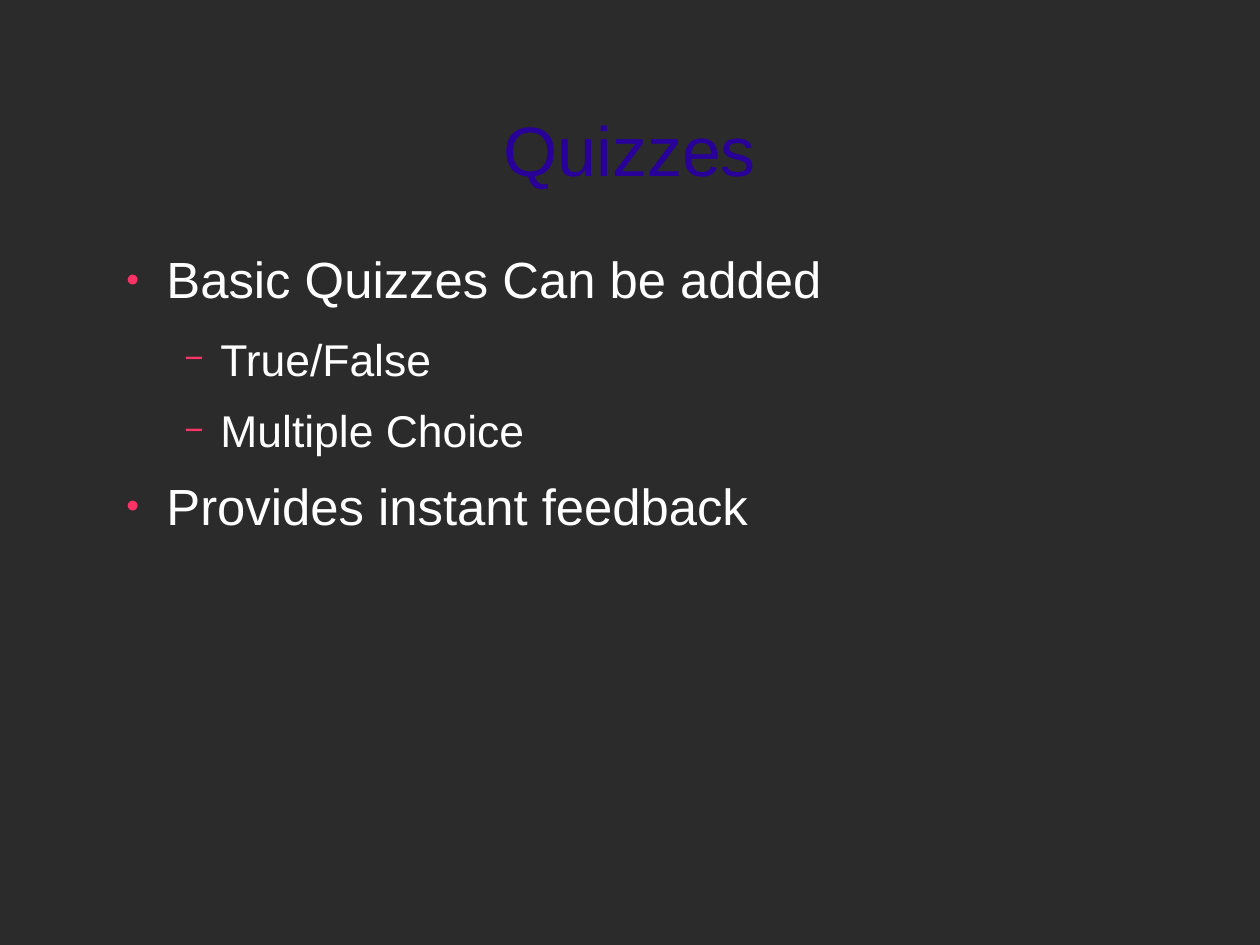
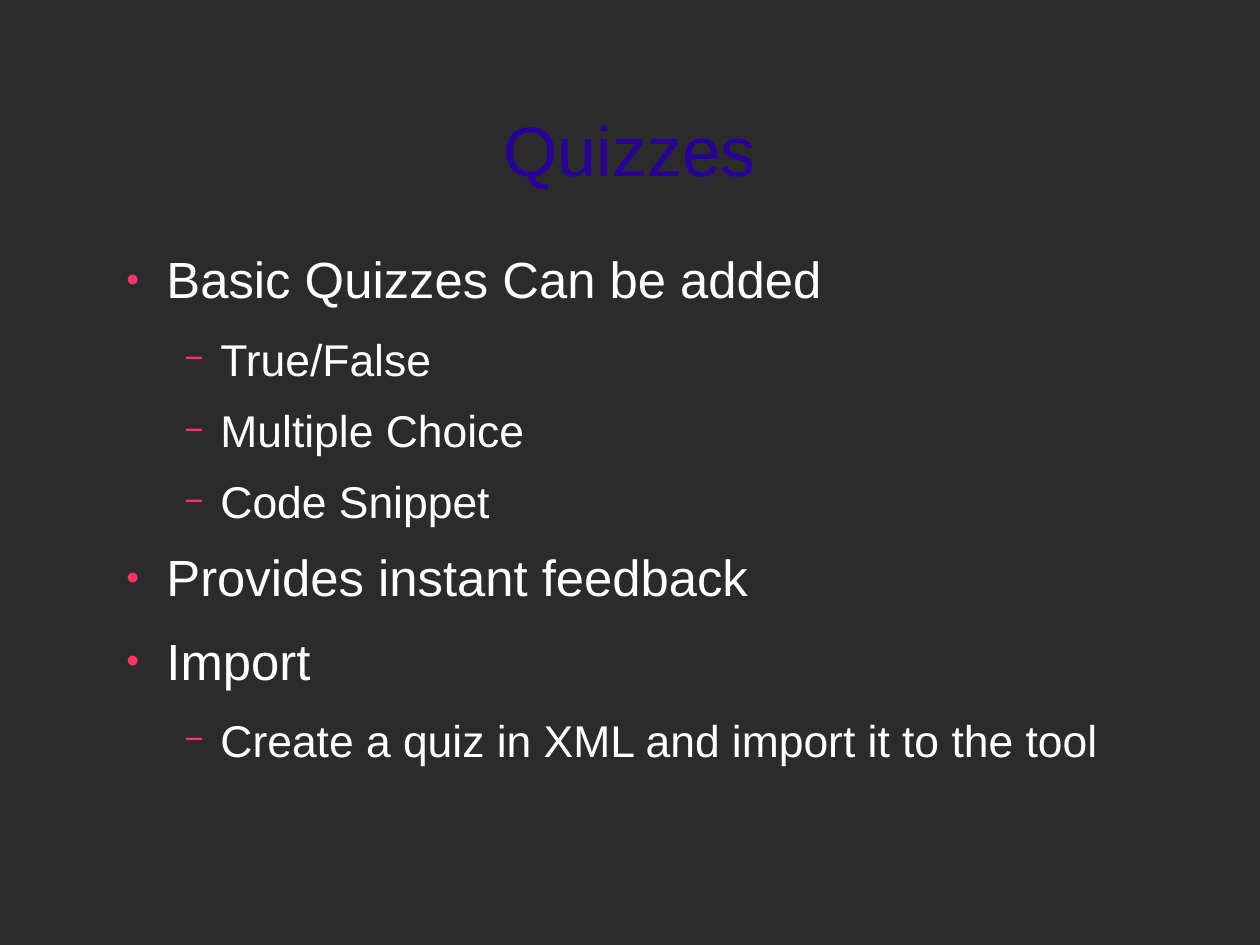
Before and after one commit to xiongchiamiov/CSTutor, a slide deck: slide 11 of presentations/presentation_week5.odp. Drawn at 1260x945 pixels with LibreOffice and Linux fonts; fonts in the diff are those of the drawing; background and template pictures are left out; a plain dark background stands for a picture behind light text. Boxes give left, top, right and bottom in pixels: in the first picture for what was removed or moved away, otherwise in the second. Text is boxed around its words. In the diff, an @@ line names an element or a change of style, - is before the commit and + after.

Commit message:
Added quiz slides

```diff
--- a/presentations/presentation_week5.odp
+++ b/presentations/presentation_week5.odp
@@ text at (x1=220, y1=485, x2=490, y2=528): paragraph added @@
+  − Code Snippet
@@ text at (x1=166, y1=645, x2=1098, y2=766): paragraphs added @@
+● Import
+  − Create a quiz in XML and import it to the tool
```
Also in this commit, not shown: 1 other slide changed, 1 slide added.
